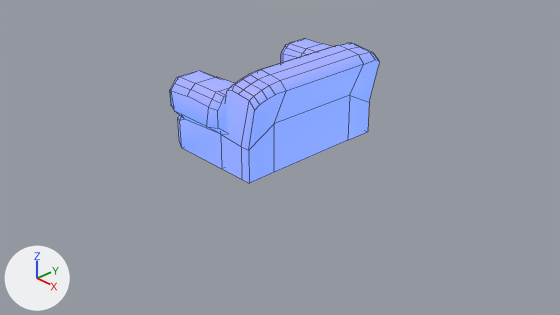
Two versions of the Blender file maps/New styles/Dimensional/Andrea/1-seat Sofa UV.blend, one commit apart.
One viewpoint serves both versions: the file's camera 'Camera'. The lights are fixed; the arrows at lower left show +X, +Y and +Z. Mesh edges are drawn as thin lines.

Script lines for the objects in view, before the commit:
```python
me_cube_006 = bpy.data.meshes.new('Cube.006')
me_cube_006.from_pydata(...)  # 290 vertices, 244 faces; spans x -1.11..1.11, y -1.68..1.68, z -0.86..0.86
me_cube_006.materials.append(mat_uppolstery_brown_001)  # brown #8f563b
ob_couch_011 = bpy.data.objects.new('Couch.011', me_cube_006)
ob_couch_011.location = (0.0, 0.0, 0.884)
ob_couch_011.rotation_euler = (0.0, 0.0, -6.283)  # degrees (0, 0, -360)
ob_couch_011.scale = (0.8, 0.8, 0.8)
ob_couch_011.visible_shadow = False
```
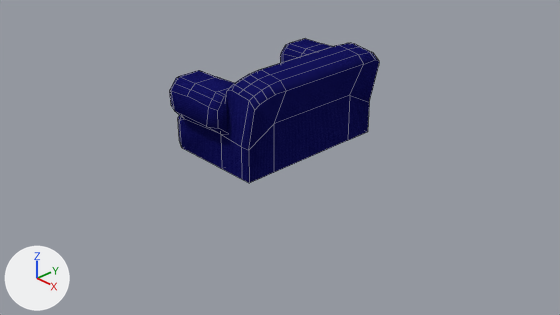
Diff of the bpy script that builds the scene:
```diff
--- a/maps/New styles/Dimensional/Andrea/1-seat Sofa UV.blend.py
+++ b/maps/New styles/Dimensional/Andrea/1-seat Sofa UV.blend.py
@@ img_1_seat_sofa_texture_png @@
+img_1_seat_sofa_texture_png = load_image('1-seat Sofa Texture.png', '1-seat Sofa Texture.png', 1024, 1024, 'sRGB')
@@ mat_material @@
+mat_material = principled_material('Material')
+mat_material.texture = img_1_seat_sofa_texture_png
+mat_material.specular_ior_level = 0.0
@@ me_cube_006 @@
 me_cube_006.from_pydata(...)  # 290 vertices, 244 faces; spans x -1.11..1.11, y -1.68..1.68, z -0.86..0.86
-me_cube_006.materials.append(mat_uppolstery_brown_001)  # brown #8f563b
+me_cube_006.materials.append(mat_material)  # picture img_1_seat_sofa_texture_png
```

Changed parts and their boxes (x1, y1, x2, y2) in the pictures (560 x 315 px):
'Couch.011', recoloured: (170, 39, 379, 183) in both
